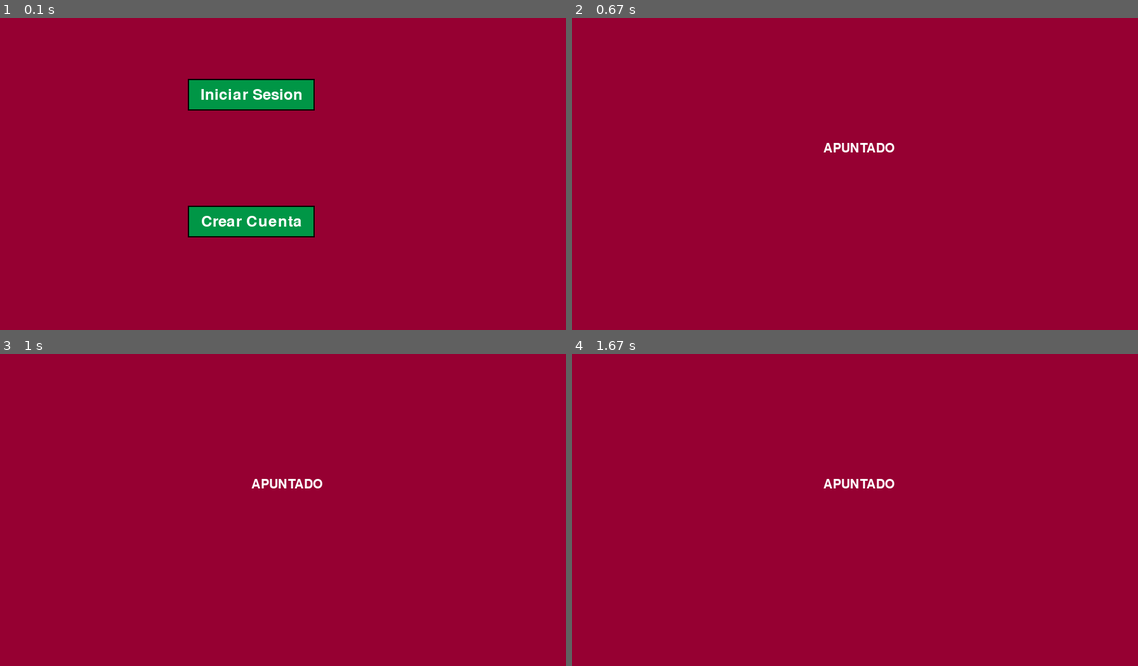
Above: before the commit, frames 1-4 (two rows, left to right).
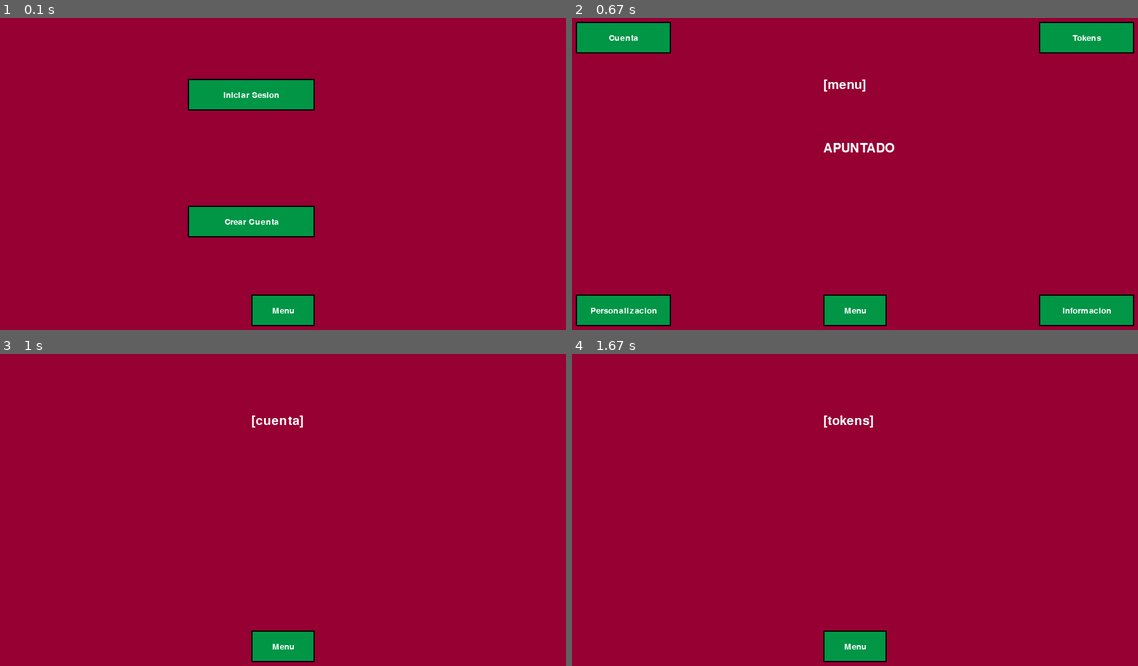
Above: after the commit, the same moments.

Repository: CarlosSanz1505/Apuntado
Game: pygame game, started from PYGAME/apuntado.py
The game is run twice, just before and just after one commit, with the same random seed, the same clock (stepped at 60 frames per second) and the same inputs.
Inputs (mouse positions are in pixels of both pictures, inside the frame that each line leads up to):
- Up to frame 1 (0.1 s): no input
- Up to frame 2 (0.67 s): click (821, 96) at 0.38 s
- Up to frame 3 (1 s): click (50, 372) at 0.72 s
- Up to frame 4 (1.67 s): click (855, 647) at 1.05 s; click (1087, 372) at 1.55 s

The runs differ from the first frame. In frame 1, 1.8% of the frame differs, in the area x 35-56%, y 22-99%; in frame 2, 8.1%, in the area x 0-100%, y 1-99%; in frame 3, 1.5%; in frame 4, 1.5%.

Commit message:
Esqueleto del PMV

Diff:
--- a/PYGAME/apuntado.py
+++ b/PYGAME/apuntado.py
@@ -4,6 +4,7 @@
 
 import pygame
 from screens import *
+from objects import *
 
 # Parámetros del Programa
 width, height = 900, 500
@@ -11,9 +12,13 @@
 # Inicialización
 pygame.init()
 display = pygame.display.set_mode((width, height))
+
+# Título e Icono de la Ventana
 pygame.display.set_caption("Apuntado")
 icon = pygame.image.load("PYGAME/images/icon.png")
 pygame.display.set_icon(icon)
+
+# El aplicativo comienza en la Pantalla "Autenticacion"
 screen = "Autenticacion"
 
 # Ciclo del Juego
@@ -61,4 +66,11 @@
         case "Bot":
             screen = bot(display, click_pos)
 
+    # [para facilitar Debugging]
+    button_menu = Button(450-100/2, 500-10-50, 100, 50,
+                         "Menu", "Menu")
+    display.blit(button_menu.image, button_menu.rect)
+    if (button_menu.rect.collidepoint(click_pos)):
+        screen = "Menu"
+
     pygame.display.update()
--- a/PYGAME/objects.py
+++ b/PYGAME/objects.py
@@ -17,9 +17,13 @@
         self.image = pygame.Surface((width, height))
         self.image.fill((0, 150, 70))
         pygame.draw.rect(self.image, (0, 0, 0), (0, 0, width, height), 2)
-        font = pygame.font.Font(None, 36)
+        font = pygame.font.Font(None, 20)
         text_render = font.render(text, True, (255, 255, 255))
         text_rect = text_render.get_rect(center=(width // 2, height // 2))
         self.image.blit(text_render, text_rect)
         self.rect = self.image.get_rect(topleft=(x, y))
         self.to = to
+
+
+class Text(pygame.sprite.Sprite):
+    pass
--- a/PYGAME/screens.py
+++ b/PYGAME/screens.py
@@ -23,6 +23,8 @@
 import pygame
 from objects import *
 
+# Parámetros
+width, height = 900, 500
 bg_color = (150, 0, 50)
 
 # CARLOS
@@ -51,16 +53,22 @@
 def crear_cuenta(display: pygame.Surface,
                  click_pos: tuple[int]) -> str:
 
-    # Contenido de la Pantalla
-    # display.fill(bg_color)
+    font = pygame.font.Font(None, 30)
+    white = (255, 255, 255)
+    name = font.render("[crear cuenta]", True, white)
+    display.blit(name, (400, 100))
 
     return "Crear Cuenta"
 
 # VICTOR
 def tyc(display: pygame.Surface,
         click_pos: tuple[int]) -> str:
-    # Contenido de la Pantalla
-    # display.fill(bg_color)
+
+    # Borrador
+    font = pygame.font.Font(None, 30)
+    white = (255, 255, 255)
+    name = font.render("[términos y condiciones]", True, white)
+    display.blit(name, (400, 100))
 
     return "TyC"
 
@@ -69,35 +77,99 @@
          click_pos: tuple[int]) -> str:
 
     # Contenido de la Pantalla
-    # display.fill(bg_color)
     font = pygame.font.Font(None, 30)
     white = (255, 255, 255)
     game_title = font.render("APUNTADO", True, white)
     display.blit(game_title, (400, 200))
 
+    # Botones
+    button_cuenta = Button(10, 10, 150, 50,
+                           "Cuenta", "Cuenta")
+    button_tokens = Button(900-10-150, 10, 150, 50,
+                           "Tokens", "Tokens")
+    button_pers = Button(10, 500-10-50, 150, 50,
+                         "Personalizacion", "Personalizacion")
+    button_info = Button(900-10-150, 500-10-50, 150, 50,
+                         "Informacion", "Informacion")
+    display.blit(button_cuenta.image,
+                 button_cuenta.rect)
+    display.blit(button_tokens.image,
+                 button_tokens.rect)
+    display.blit(button_pers.image,
+                 button_pers.rect)
+    display.blit(button_info.image,
+                 button_info.rect)
+
+    name = font.render("[menu]", True, white)
+    display.blit(name, (400, 100))
+
+    if (button_cuenta.rect.collidepoint(click_pos)):
+        return "Cuenta"
+    if (button_tokens.rect.collidepoint(click_pos)):
+        return "Tokens"
+    if (button_pers.rect.collidepoint(click_pos)):
+        return "Personalizacion"
+    if (button_info.rect.collidepoint(click_pos)):
+        return "Informacion"
+
     return "Menu"
 
 # (OPCIONAL) VICTOR
 def cuenta(display: pygame.Surface,
-           click_pos: tuple[int]):
-    pass
+           click_pos: tuple[int]) -> str:
+
+    # Borrador
+    font = pygame.font.Font(None, 30)
+    white = (255, 255, 255)
+    name = font.render("[cuenta]", True, white)
+    display.blit(name, (400, 100))
+
+    return "Cuenta"
 
 # VICTOR
 def tokens(display: pygame.Surface,
-           click_pos: tuple[int]):
-    pass
+           click_pos: tuple[int]) -> str:
+
+    # Borrador
+    font = pygame.font.Font(None, 30)
+    white = (255, 255, 255)
+    name = font.render("[tokens]", True, white)
+    display.blit(name, (400, 100))
+
+    return "Tokens"
 
 # VICTOR
 def personalizacion(display: pygame.Surface,
            click_pos: tuple[int]):
-    pass
+
+    # Borrador
+    font = pygame.font.Font(None, 30)
+    white = (255, 255, 255)
+    name = font.render("[personalizacion]", True, white)
+    display.blit(name, (400, 100))
+
+    return "Personalizacion"
 
 # ??????
 def informacion(display: pygame.Surface,
                 click_pos: tuple[int]):
-    pass
+
+    # Borrador
+    font = pygame.font.Font(None, 30)
+    white = (255, 255, 255)
+    name = font.render("[reglas y tutorial]", True, white)
+    display.blit(name, (400, 100))
+
+    return "Informacion"
 
 # CARLOS
 def bot(display: pygame.Surface,
            click_pos: tuple[int]):
-    pass
+
+    # Borrador
+    font = pygame.font.Font(None, 30)
+    white = (255, 255, 255)
+    name = font.render("[bot]", True, white)
+    display.blit(name, (400, 100))
+
+    return "Bot"
